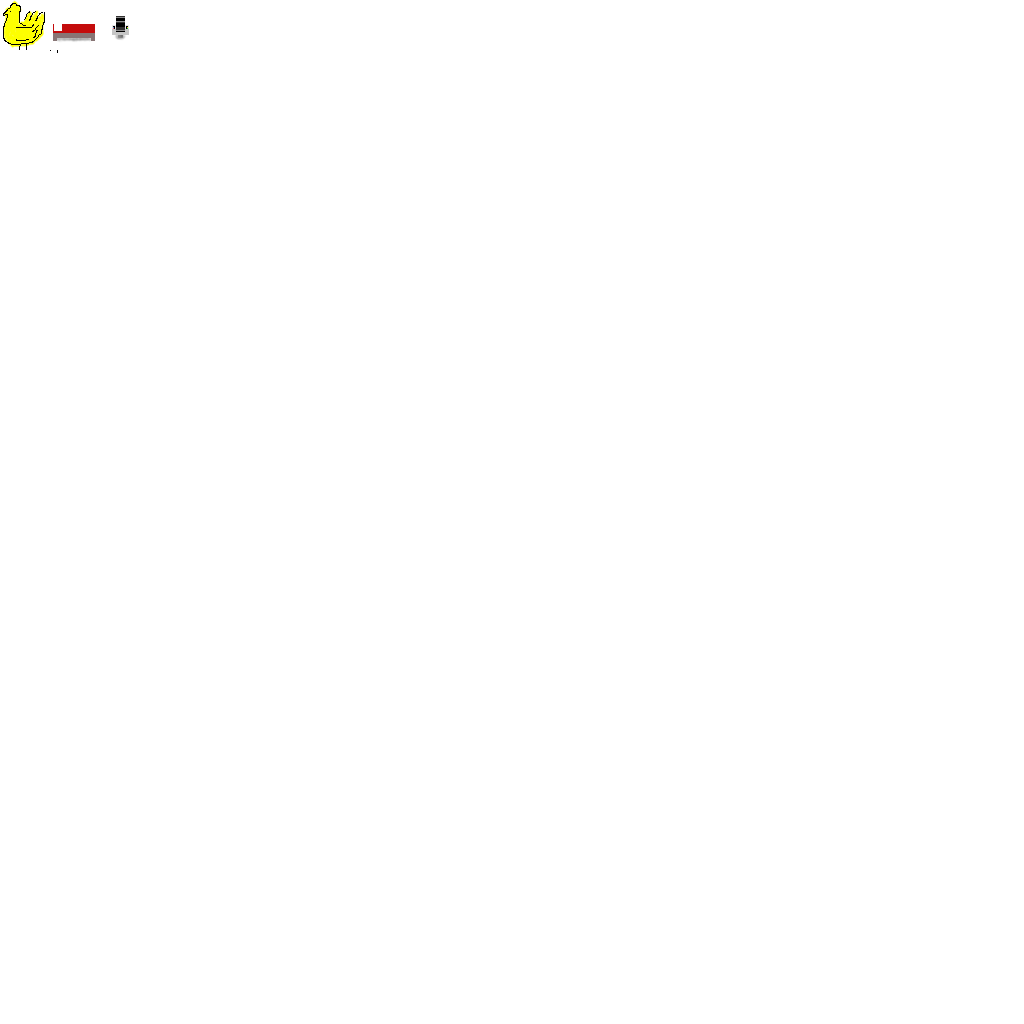
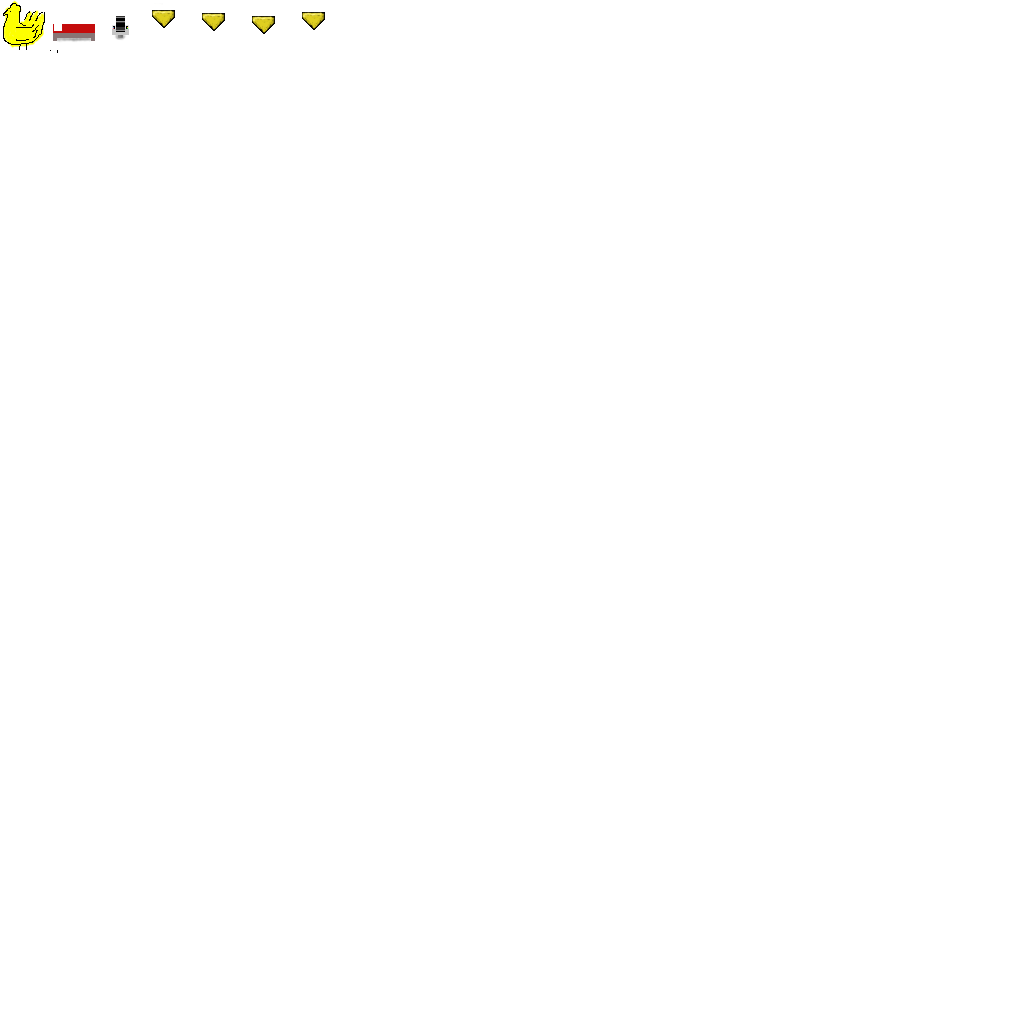
Before/after of a 1024×1024 layered artwork. What changed in the layer stack:
added layer "Pasted Layer" above "command" over 302, 12, 325, 30
added layer "turn-sigil" above "command-shadow" over 152, 3, 275, 34
